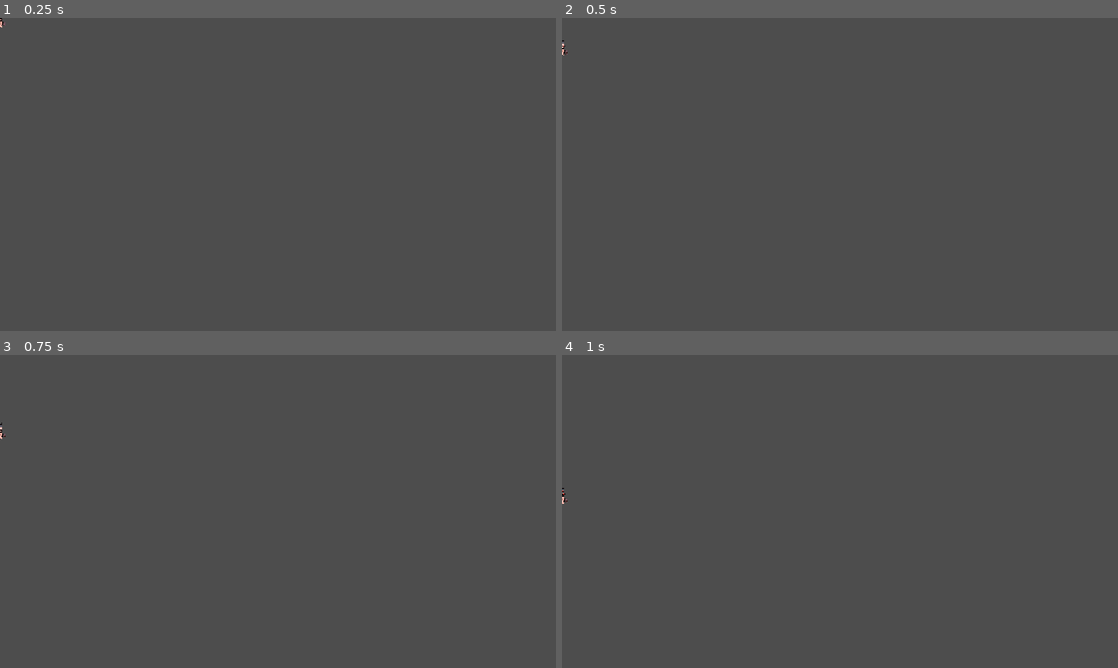
Above: before the commit, frames 1-4 (two rows, left to right).
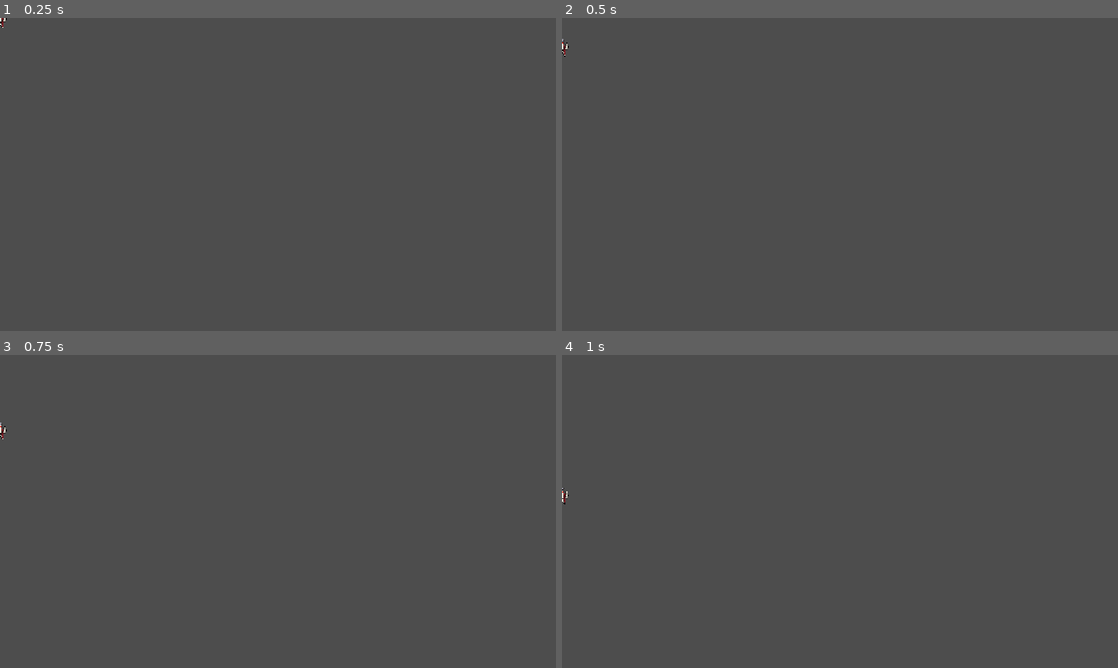
Above: after the commit, the same moments.

Repository: Nornttyy/tielaruia
Game: Godot game, scene res://scenes/entities/skeleton_king.tscn
The game is run twice, just before and just after one commit, with the same random seed, the same clock (stepped at 60 frames per second) and the same inputs. This scene is started directly instead of the project's main scene.
Inputs (mouse positions are in pixels of both pictures, inside the frame that each line leads up to):
- Up to frame 1 (0.25 s): no input
- Up to frame 2 (0.5 s): no input
- Up to frame 3 (0.75 s): tap Enter at 0.5 s; move the mouse to (400, 495) at 0.52 s; hold D (move_right) from 0.53 s (still down); tap E (interact) at 0.6 s; click (400, 495) at 0.67 s
- Up to frame 4 (1 s): keep holding D (move_right); tap Space (jump) at 0.77 s

The runs differ from the first frame. In frame 1, less than 0.1% of the frame differs, in the area x 0-2%, y 0-4%; in frame 2, less than 0.1%, in the area x 0-2%, y 6-13%; in frame 3, less than 0.1%; in frame 4, less than 0.1%.

Commit message:
feat(skeleton-king): 美化造型 — 专属骷髅骑士帧 (头骨+斗篷+大骨刀)
不再用放大2x的小骷髅占位。新画 24×30 专属骑士帧 (用户允许超 16×16):
头骨+红眼眶 / 暗红斗篷裹身 / 肋骨 / 右手举大骨刀 / 双腿。破铁王冠仍单独贴头顶。
build_frames() 出 idle/walk/attack (暂共用这精细帧, 走位靠状态机)。
body scale 2.0→1.3 (~35px≈玩家高一点), modulate 不再染色 (帧已上色), 受击仍闪红。

骷髅王测试 13/13。注: 王冠位置/体型是估算的 (无 GUI), 可能要按反馈微调。

Co-Authored-By: Claude Opus 4.8 (1M context) <noreply@anthropic.com>

Diff:
--- a/scenes/entities/skeleton_king.tscn
+++ b/scenes/entities/skeleton_king.tscn
@@ -19,6 +19,6 @@
 shape = SubResource("RectangleShape2D_sk")
 
 [node name="Crown" type="Sprite2D" parent="."]
-position = Vector2(0, -33)
-scale = Vector2(1.4, 1.4)
+position = Vector2(0, -36)
+scale = Vector2(1.0, 1.0)
 z_index = 1
--- a/scripts/art/skeleton_king_art.gd
+++ b/scripts/art/skeleton_king_art.gd
@@ -46,3 +46,62 @@
 
 static func build_bone_proj() -> ImageTexture:
 	return PixelArt.grid_to_texture(_BONE_PROJ, _BONE_PROJ_PAL)
+
+
+# === 专属骷髅骑士帧 (Phase: 美化, 24×30, 不再用放大的小骷髅) ===
+# 头骨+红眼 / 暗红斗篷(裹身) / 肋骨 / 右手大骨刀 / 双腿. 王冠仍单独贴头顶.
+const _KING_PAL := {
+	".": Color(0, 0, 0, 0),
+	"n": Color8(22, 18, 20),
+	"b": Color8(232, 228, 215),
+	"B": Color8(180, 175, 160),
+	"H": Color8(248, 245, 235),
+	"r": Color8(235, 60, 50),
+	"c": Color8(130, 30, 38),
+	"C": Color8(85, 18, 24),
+	"g": Color8(150, 150, 162),
+	"k": Color8(67, 40, 24),
+}
+const _KING_IDLE := [
+	"........................",
+	".......nnnnnn...........",
+	"......nbbbbbbn..........",
+	".....nbbHHHHbbn.........",
+	".....nbrrnnrrbn....nn...",
+	".....nbrrnnrrbn...nbbn..",
+	".....nbbHnnHbbn...nbBn..",
+	"......nbbnnbbn....nbBn..",
+	"....ccnbbbbbbncc..nbBn..",
+	"...cccnbnbbnbnccc.nbBn..",
+	"..ccCCnbbbbbbnCCcc.nbBn.",
+	"..cCCCnbBbBbbnCCCc.nbBn.",
+	"..cCCnbBbBbBbbnCCc.nbBn.",
+	"..cCCnbBbBbBbbnCCcnbBn..",
+	"..cCCnbBbBbBbbnCCnbbBn..",
+	"..cCCCnbbbbbbnCCCnggBn..",
+	"..cCCCCnbbbbnCCCCcnkn...",
+	"..cCCCCnbnnbnCCCCc.nn...",
+	"...cCCCnbbbbnCCCc.......",
+	"...cCCnbn..nbnCCc.......",
+	"...cCnbbn..nbbnCc.......",
+	"...cCnbbn..nbbnCc.......",
+	"...cnbbn....nbbnc.......",
+	"...cnbn......nbnc.......",
+	"..ccCn........nCcc......",
+	"...nbn........nbn.......",
+	"..nbbn........nbbn......",
+	"..nnn..........nnn......",
+	"........................",
+	"........................",
+]
+
+# 骷髅王身体帧 (idle/walk/attack 暂共用这一精细帧, 走位靠状态机不靠帧)
+static func build_frames() -> SpriteFrames:
+	var tex: ImageTexture = PixelArt.grid_to_texture(_KING_IDLE, _KING_PAL)
+	var sf := SpriteFrames.new()
+	sf.remove_animation("default")
+	for anim in ["idle", "walk", "attack"]:
+		sf.add_animation(anim)
+		sf.set_animation_loop(anim, true)
+		sf.add_frame(anim, tex)
+	return sf
--- a/scripts/entities/skeleton_king.gd
+++ b/scripts/entities/skeleton_king.gd
@@ -24,7 +24,7 @@
 const BONE_DROP_MAX := 25
 const ARMOR_DROP_CHANCE := 0.40   # 每件骷髅盔甲掉落几率 (多打几次凑齐一套)
 const STAFF_DROP_CHANCE := 0.25   # 骷髅法杖掉落几率 (稀有奖励)
-const BODY_SCALE := 2.0         # 普通骷髅 16px → 32px ≈ 玩家(30px)高一点
+const BODY_SCALE := 1.3         # 专属骑士帧 24×30 → ~35px ≈ 玩家(30px)高一点
 
 # === 4 招 (按距离选: 远扔骨头 / 中冲刺 / 近横扫; 血<50% 周期召唤小骷髅) ===
 const ATTACK_COOLDOWN_FULL := 2.2    # 满血出招间隔
@@ -71,9 +71,9 @@
 	max_health = max(1, int(round(BASE_MAX_HEALTH * GameSettings.enemy_hp_multiplier())))
 	current_health = max_health
 	if sprite != null:
-		sprite.sprite_frames = ArtCache.skeleton_frames   # 复用普通骷髅帧 (它本来就握剑)
+		sprite.sprite_frames = SkeletonKingArt.build_frames()   # 专属骷髅骑士帧 (头骨+斗篷+骨刀)
 		sprite.scale = Vector2(BODY_SCALE, BODY_SCALE)
-		sprite.modulate = Color(1.15, 0.82, 0.82)         # 偏红, 跟普通白骷髅一眼区分
+		sprite.modulate = Color.WHITE                           # 专属帧已上好色, 不再染
 		sprite.play("idle")
 	if _crown != null:
 		_crown.texture = SkeletonKingArt.build_crown()    # 头顶破铁王冠 (独立, 不被身体染红)
@@ -125,7 +125,7 @@
 	if _hit_flash > 0.0:
 		_hit_flash = max(0.0, _hit_flash - delta)
 		if _hit_flash <= 0.0 and sprite != null:
-			sprite.modulate = Color(1.15, 0.82, 0.82)
+			sprite.modulate = Color.WHITE
 	_iframe_t = max(0.0, _iframe_t - delta)
 	if _jump_cooldown > 0.0:
 		_jump_cooldown -= delta
